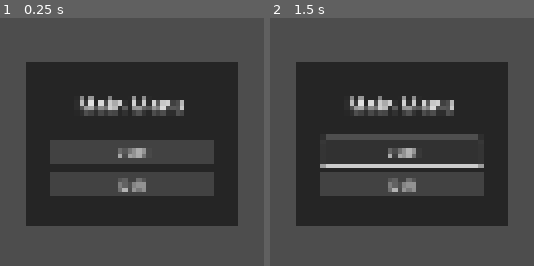
Above: before the commit, frames 1-2 (left to right).
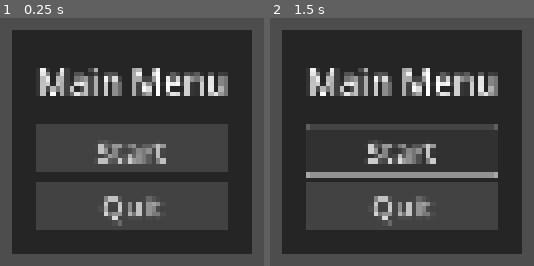
Above: after the commit, the same moments.

Repository: Paraross/geo-app
Game: Godot game, scene res://scenes/main.tscn
Same seed, same stepped clock (60 frames per second), same inputs: the game is played once before the commit and once after it.
Inputs:
- Up to frame 1 (0.25 s): no input
- Up to frame 2 (1.5 s): click "Start" at 0.5 s; click "Start" at 1.25 s

The runs differ from the first frame. In frame 1, 57% of the frame differs, in the area x 4-96%, y 4-96%; in frame 2, 53%.

Commit message:
Make main menu fonts bigger

Diff:
--- a/scenes/main.tscn
+++ b/scenes/main.tscn
@@ -80,7 +80,6 @@
 grow_vertical = 2
 
 [node name="PanelContainer" type="PanelContainer" parent="CenterContainer"]
-custom_minimum_size = Vector2(256, 0)
 layout_mode = 2
 theme = ExtResource("3_sugp2")
 
--- a/themes/ui_theme.tres
+++ b/themes/ui_theme.tres
@@ -11,8 +11,9 @@
 bg_color = Color(0.41404402, 0.11800531, 0.13559523, 1)
 
 [resource]
+Button/font_sizes/font_size = 36
 Button/styles/normal = ExtResource("1_qa7hf")
-Label/font_sizes/font_size = 24
+Label/font_sizes/font_size = 42
 Label/styles/normal = SubResource("StyleBoxEmpty_qa7hf")
 PanelContainer/styles/panel = ExtResource("2_qa7hf")
 QuitButon/base_type = &"Button"
